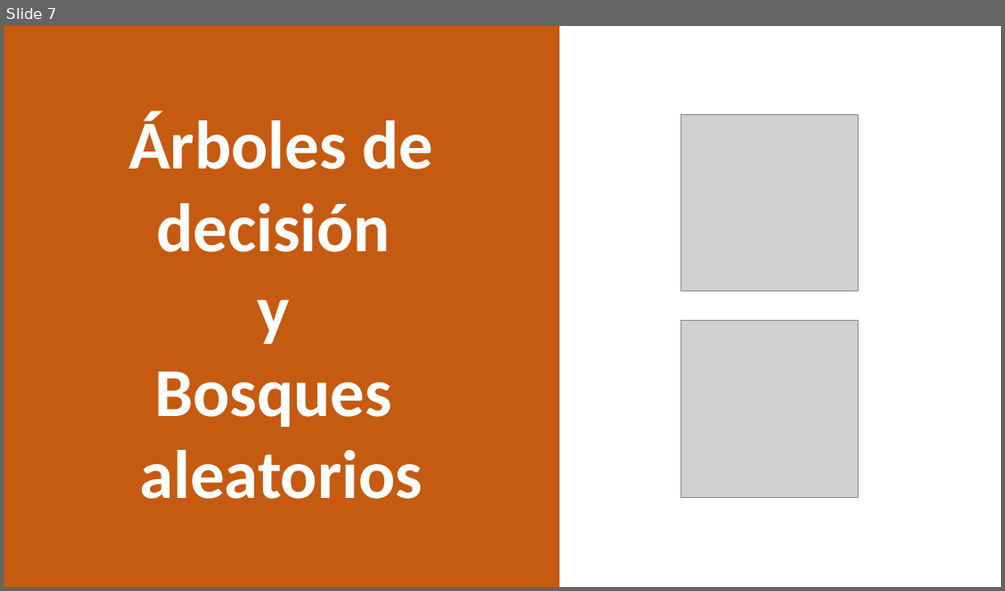
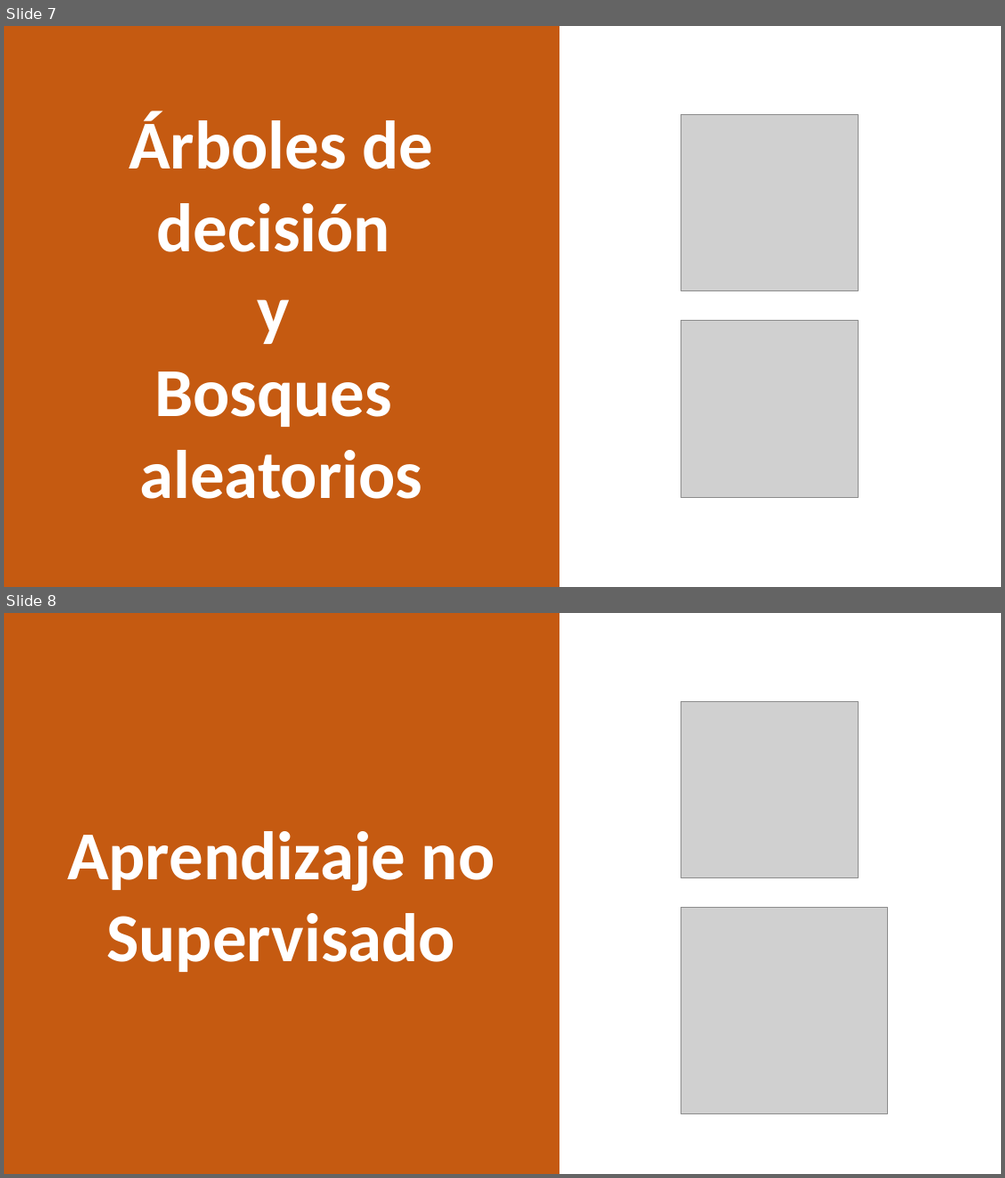
Before and after one commit to jazaineam1/Andes_ADDBD, a slide deck: Imagenes/presentacion_iconos.pptx. Shown one above the other, each under a label of ours: slide 7 before the commit, slides 7 and 8 after it. The pictures are 1005x591 and 1005x1178 pixels, drawn with LibreOffice and Linux fonts; fonts in the diff are those of the drawing; grey boxes stand for pictures. Boxes give left, top, right and bottom in pixels: in the first picture for what was removed or moved away, otherwise in the second. Text is boxed around its words. In the diff, an @@ line names an element or a change of style, - is before the commit and + after.

```diff
--- a/Imagenes/presentacion_iconos.pptx
+++ b/Imagenes/presentacion_iconos.pptx
@@ slide 8 added at (x1=4, y1=613, x2=1001, y2=1174), background #FFFFFF @@
@@ rectangle added at (x1=4, y1=613, x2=558, y2=1174), fill #C55A11, outline #C55A11 1 pt, 66 pt, text #FFFFFF, bold @@
+Aprendizaje no Supervisado
@@ picture added at (x1=681, y1=701, x2=858, y2=877) @@
@@ picture added at (x1=681, y1=908, x2=888, y2=1114) @@
```
Also in this commit, not shown: 5 other files.
